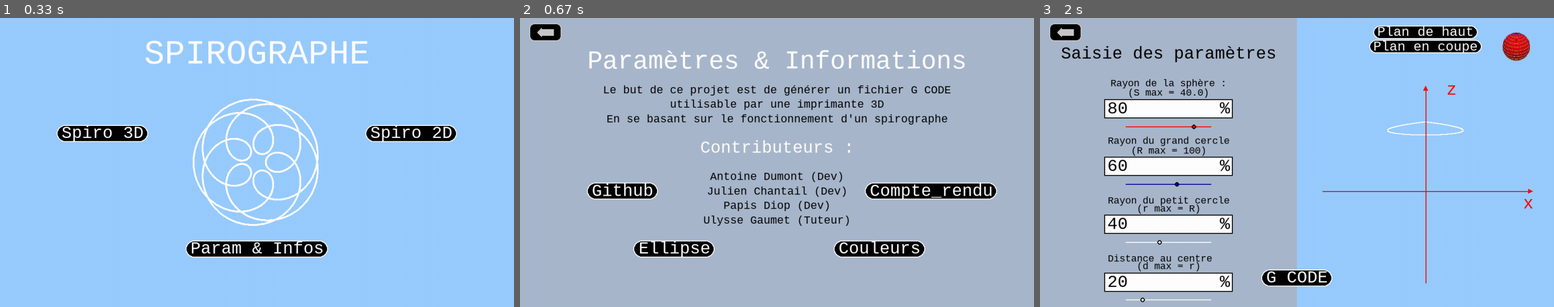
Above: before the commit, frames 1-3 (left to right).
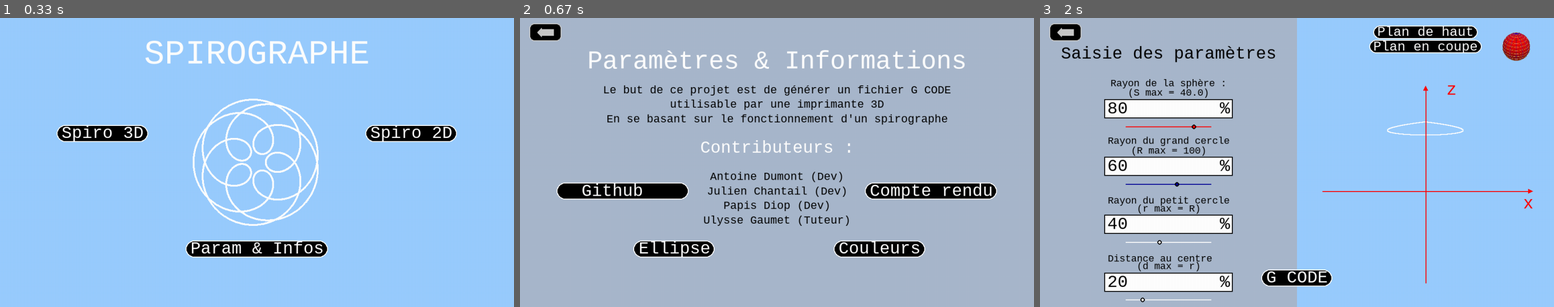
Above: after the commit, the same moments.

Repository: Nashoba1er/SPIROGRAPHE
Game: pygame game, started from logiciel spirographe.py
The game is run twice, just before and just after one commit, with the same random seed, the same clock (stepped at 60 frames per second) and the same inputs.
Inputs (mouse positions are in pixels of both pictures, inside the frame that each line leads up to):
- Up to frame 1 (0.33 s): no input
- Up to frame 2 (0.67 s): click "Param & Infos" at 0.38 s
- Up to frame 3 (2 s): press the mouse at (1142, 191) at 0.7 s; move the mouse to (1250, 188) at 0.8 s; release the mouse at (1358, 185) at 0.93 s; press the mouse at (1451, 191) at 1.03 s; move the mouse to (1399, 176) at 1.13 s; release the mouse at (1353, 162) at 1.27 s; press the mouse at (1065, 32) at 1.37 s; move the mouse to (1163, 136) at 1.47 s; release the mouse at (1255, 237) at 1.6 s; press the mouse at (1142, 133) at 1.7 s; move the mouse to (1189, 127) at 1.8 s; release the mouse at (1235, 122) at 1.93 s

Frame 1 is identical in both runs. In frame 2, 0.9% of the frame differs, in the area x 7-83%, y 56-63%; in frame 3, nothing differs.

Commit message:
ajout PDF

Diff:
--- a/logiciel spirographe.py
+++ b/logiciel spirographe.py
@@ -3,7 +3,7 @@
 from numpy import linspace, cos, sin, sqrt
 from tkinter import filedialog, Tk
 from os import path
-from webbrowser import *
+from webbrowser import open
 
 # couleurs
 
@@ -1472,6 +1472,9 @@
     global run_param_et_info
     if return_arrow(coord):
         run_param_et_info = False
+    if bouton_github(coord):
+        url = "https://github.com/Nashoba1er/SPIROGRAPHE"
+        open(url)
 
 def bouton_github(pos):
     '''
@@ -1485,7 +1488,7 @@
         renvoie True si le curseur est sur le bouton, False sinon
     '''
     res = False
-    message = "Github"
+    message = "  Github    "
     (cursor_x, cursor_y) = pos
     width = police_taille*3/5*(len(message)+1)
     height = police_taille
@@ -1514,7 +1517,7 @@
         renvoie True si le curseur est sur le bouton, False sinon
     '''
     res = False
-    message = "Compte_rendu"
+    message = "Compte rendu"
     (cursor_x, cursor_y) = pos
     width = police_taille*3/5*(len(message)+1)
     height = police_taille
